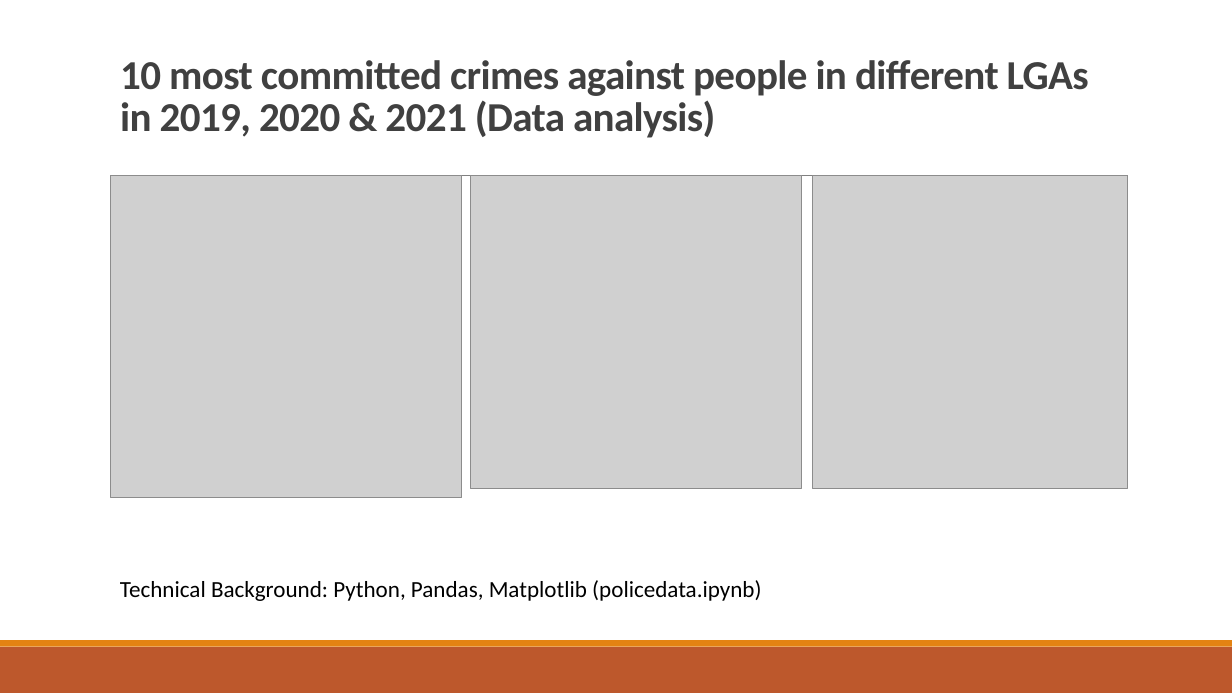
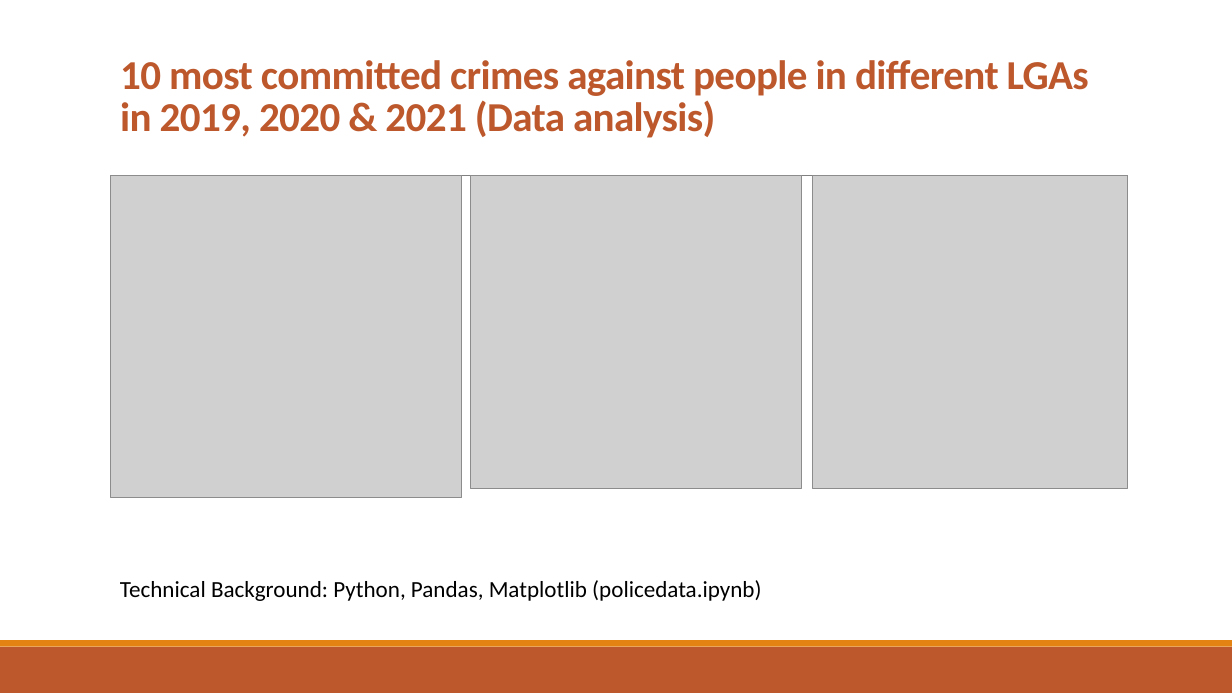
Before and after one commit to PhuongTieuOp/project3, a slide deck: slide 7 of Victoria Crime Data Visualization3.pptx (slide 8 before the commit). Drawn at 1232x693 pixels with LibreOffice and Linux fonts; fonts in the diff are those of the drawing; grey boxes stand for pictures. Boxes give left, top, right and bottom in pixels: in the first picture for what was removed or moved away, otherwise in the second. Text is boxed around its words. In the diff, an @@ line names an element or a change of style, - is before the commit and + after.

```diff
--- a/Victoria Crime Data Visualization3.pptx
+++ b/Victoria Crime Data Visualization3.pptx
@@ title "10 most committed crimes against ..." at bbox=[120, 60, 1089, 138]: text colour #404040 to #BD582C @@
```
Also in this commit, not shown: 6 other slides changed, 1 slide removed.
